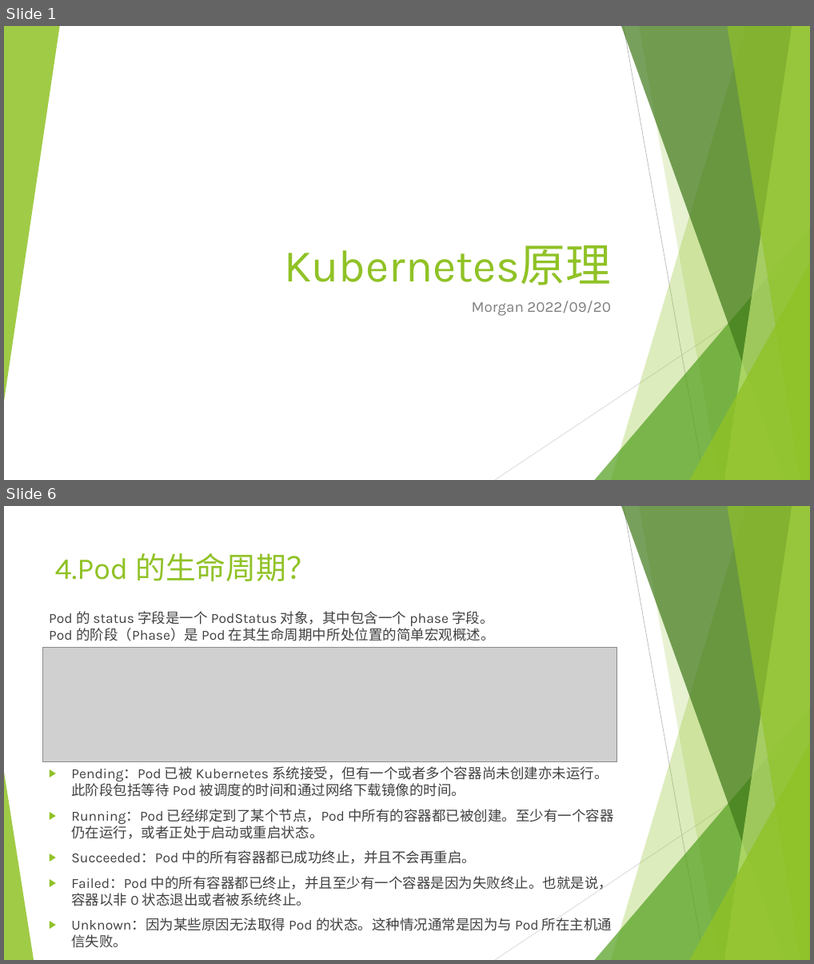
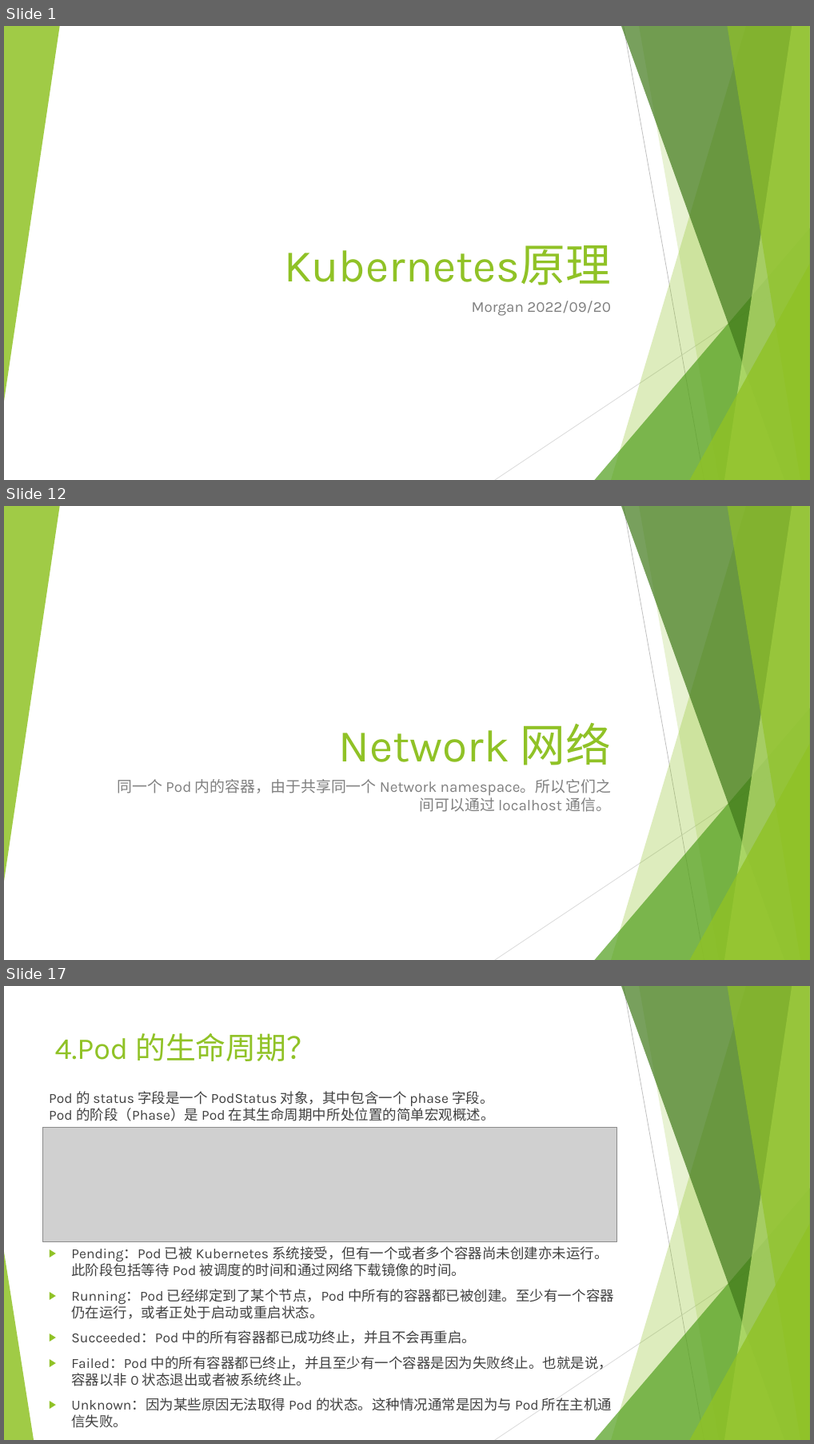
Before and after one commit to qinyudong89/qinyudong.github.io, a slide deck: _posts/k8s/Kubernetes原理.pptx. Shown one above the other, each under a label of ours: slides 1 and 6 before the commit, slides 1, 12 and 17 after it; the slides between them are not shown. The pictures are 814x964 and 814x1444 pixels, drawn with LibreOffice and Linux fonts; fonts in the diff are those of the drawing; grey boxes stand for pictures. Boxes give left, top, right and bottom in pixels: in the first picture for what was removed or moved away, otherwise in the second. Text is boxed around its words. In the diff, an @@ line names an element or a change of style, - is before the commit and + after.

```diff
--- a/_posts/k8s/Kubernetes原理.pptx
+++ b/_posts/k8s/Kubernetes原理.pptx
@@ slide 12 added at (4,506,810,960), background #FFFFFF; not listed: 10 template elements that a slide beside it also shows @@
@@ title added at (339,722,611,765), 54 pt, text #90C226 @@
+Network 网络
@@ subtitle added at (118,779,612,812), 18 pt, text #808080 @@
+同一个 Pod 内的容器，由于共享同一个 Network namespace。所以它们之间可以通过 localhost 通信。
@@ what was slide 6 is now slide 17 @@
```
Also in this commit, not shown: 7 slides changed, 13 other slides added.
